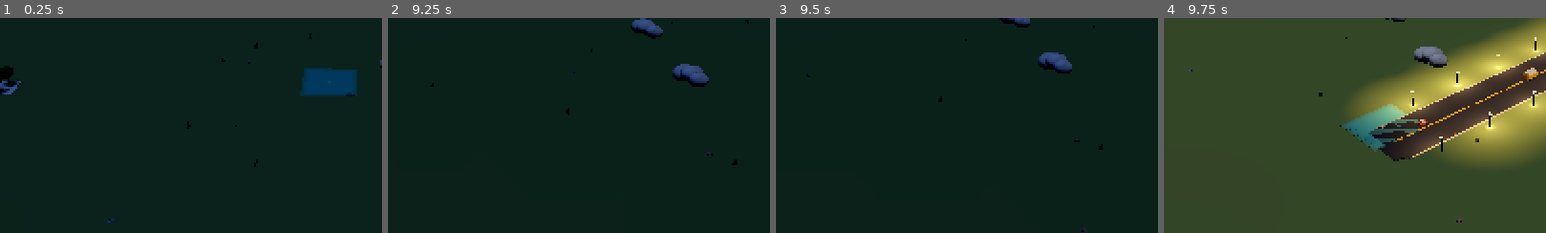
Above: before the commit, frames 1-4 (left to right).
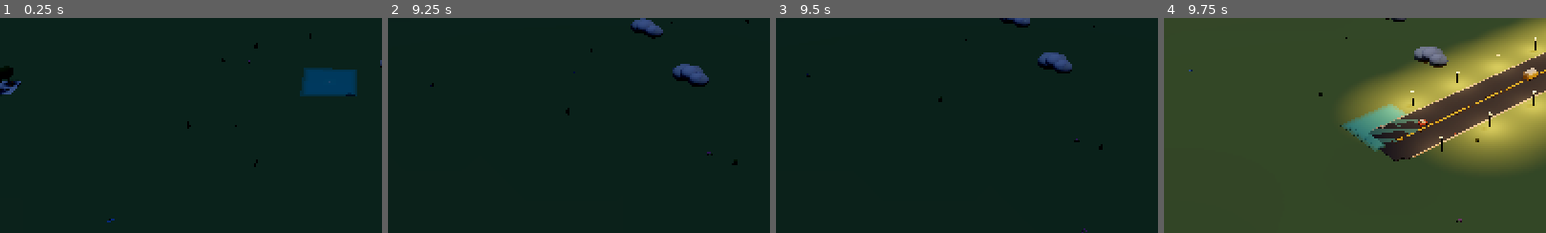
Above: after the commit, the same moments.

Repository: johnswaffles/my-backend-api
Game: Godot game, scene res://scenes/main_scene.tscn
Two runs of this game, one before a commit and one after it. Both use one fixed random seed, a clock stepped at 60 frames per second and the inputs below.
Inputs (mouse positions are % of the whole screen's width and height, from its top left):
- Up to frame 1 (0.25 s): no input
- Up to frame 2 (9.25 s): click "Build: Road" at 0.5 s; click "Place" at 1.25 s; click "Town" at 2 s; click "Home" at 2.75 s; click "L" at 3.5 s; click "R" at 4.25 s; click "-" at 5 s; click "+" at 5.75 s; click "Music On" at 6.5 s; click "R" at 7.25 s; click "Music Off" at 8 s; move the mouse to (72, 45) at 8.77 s; hold D from 8.78 s (still down); tap 1 at 8.85 s; click (72, 45) at 8.92 s
- Up to frame 3 (9.5 s): keep holding D
- Up to frame 4 (9.75 s): release D at 9.5 s; drag from (30, 55) to (45, 70) at 9.52 s
The pictures show only the part of the screen within x 6-56%, y 35-85%; the shares and areas given below are measured in that part.

Frames 1-3 are identical in both runs. In frame 4, 0.3% of the frame differs, in the area x 60-98%, y 3-52%.

Commit message:
Make every lamp use a simple omni glow

Diff:
--- a/cozy-builder-godot/scripts/building_system.gd
+++ b/cozy-builder-godot/scripts/building_system.gd
@@ -4674,13 +4674,12 @@
 
 func _add_lantern_glow_local(position_3d: Vector3, parent: Node) -> void:
 	var light := OmniLight3D.new()
-	light.position = position_3d
+	light.position = position_3d + Vector3(0.0, 0.08, 0.0)
 	light.light_color = Color(1.0, 0.73, 0.42)
-	light.light_energy = 1.25
-	light.omni_range = 5.2
+	light.light_energy = 1.45
+	light.omni_range = 5.8
 	light.shadow_enabled = false
 	parent.add_child(light)
-	_add_light_pool_local(position_3d, parent, Color(1.0, 0.74, 0.38), 0.18, 1.15, 0.5, 2.5)
 
 
 func _add_road_lamp_local(position_3d: Vector3, parent: Node) -> void:
@@ -4690,7 +4689,6 @@
 	_add_local_cylinder(Vector3(0.0, 0.54, 0.0), 0.04, 0.04, 1.08, _road_material, lamp_root)
 	_add_box(Vector3(0.0, 1.12, 0.0), Vector3(0.18, 0.1, 0.18), _window_material, lamp_root)
 	_add_lantern_glow_local(Vector3(0.0, 1.12, 0.0), lamp_root)
-	_add_light_pool_local(Vector3(0.0, 0.03, 0.0), lamp_root, Color(1.0, 0.78, 0.42), 0.16, 1.65, 0.68, 1.8)
 
 
 func _clear_road_lights() -> void:
@@ -4763,7 +4761,6 @@
 	_add_local_cylinder(Vector3(0.0, 0.54, 0.0), 0.04, 0.04, 1.08, _road_material, lamp_root)
 	_add_box(Vector3(0.0, 1.12, 0.0), Vector3(0.18, 0.1, 0.18), _window_material, lamp_root)
 	_add_lantern_glow_local(Vector3(0.0, 1.12, 0.0), lamp_root)
-	_add_light_pool_local(Vector3(0.0, 0.03, 0.0), lamp_root, Color(1.0, 0.78, 0.42), 0.16, 1.65, 0.68, 1.8)
 	_road_light_nodes[key] = lamp_root
 
 
@@ -4808,18 +4805,6 @@
 	var band := _add_box(position_3d, size, band_material, parent)
 	_window_bands.append(band)
 	return band
-
-
-func _add_light_pool_local(position_3d: Vector3, parent: Node, glow_color: Color, alpha: float, energy: float, radius: float, height: float) -> void:
-	var pool := SpotLight3D.new()
-	pool.position = position_3d + Vector3(0.0, 0.2, 0.0)
-	pool.rotation_degrees = Vector3(-90.0, 0.0, 0.0)
-	pool.light_color = glow_color
-	pool.light_energy = energy
-	pool.spot_range = maxf(4.4, radius * 11.0)
-	pool.spot_angle = 72.0
-	pool.shadow_enabled = false
-	parent.add_child(pool)
 
 
 func _add_edge_post(position_3d: Vector3) -> void:
Not shown, changed: public/godot-playtest/index.html
Not shown, changed: public/godot-playtest/index.pck
